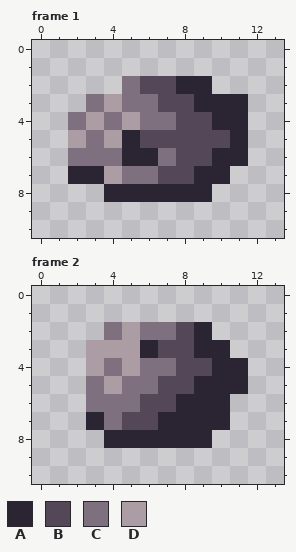
File history of a pixel-art file, Assets/Textures/Backgrounds/ScrollingObjects/Asteroids/asteroid_stone_3.aseprite. That is the earlier state.
14x11 pixels, 2 frames. Shown: frame 1, frame 2.
Palette (. is transparent): A #2b2433  B #544858  C #7f7080  D #ac9ca3
New version:
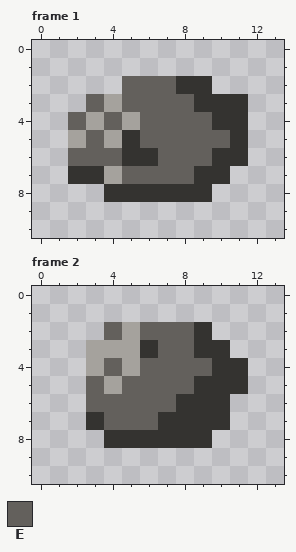
Colours new in this view: E #63605c
Change:
colour A: #2b2433 -> #343330
colour D: #ac9ca3 -> #a5a29d
Changed rows in their new state; - is a pixel that keeps its letter.
Frame 1:
first column x 2:
 2 ---EEE---
 3 -E-EEEE--
 4 E-E-EEEE-
 5 -E--EEEEE
 6 EEE--EEE-
 7 ---EEEE--
Frame 2:
first column x 3:
 2 -E-EEE-
 3 ----EE-
 4 -E-EEEE
 5 E-EEEE-
 6 EEEEE--
 7 -EEE---
